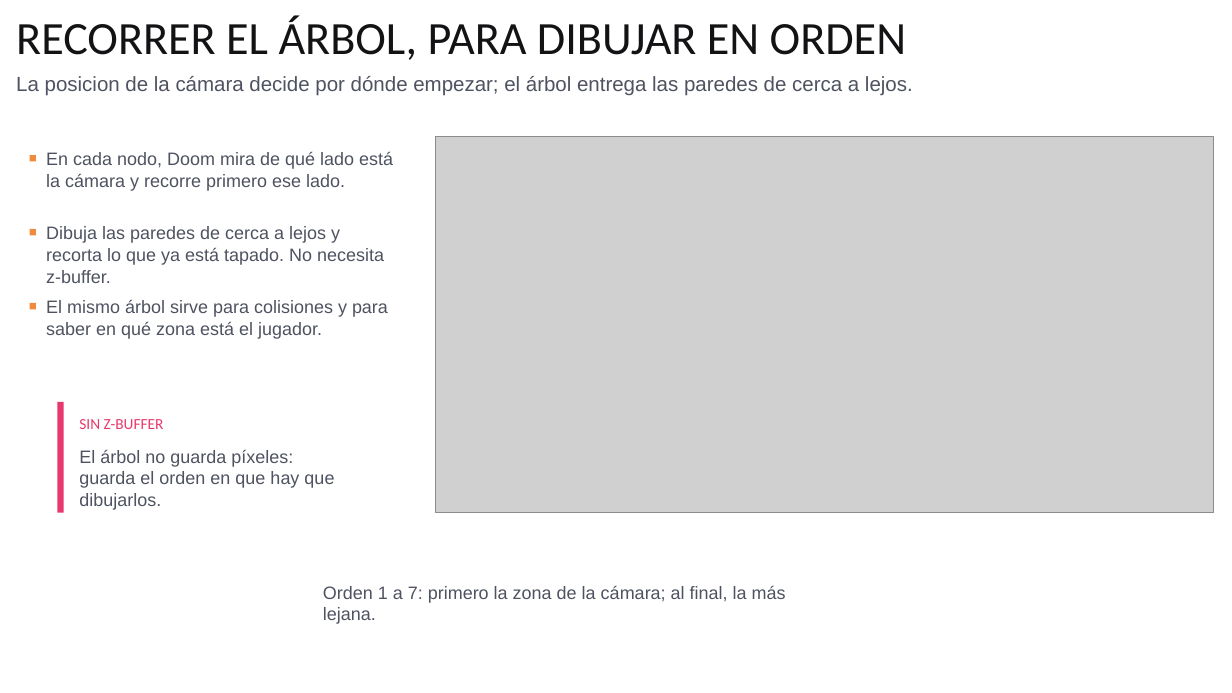
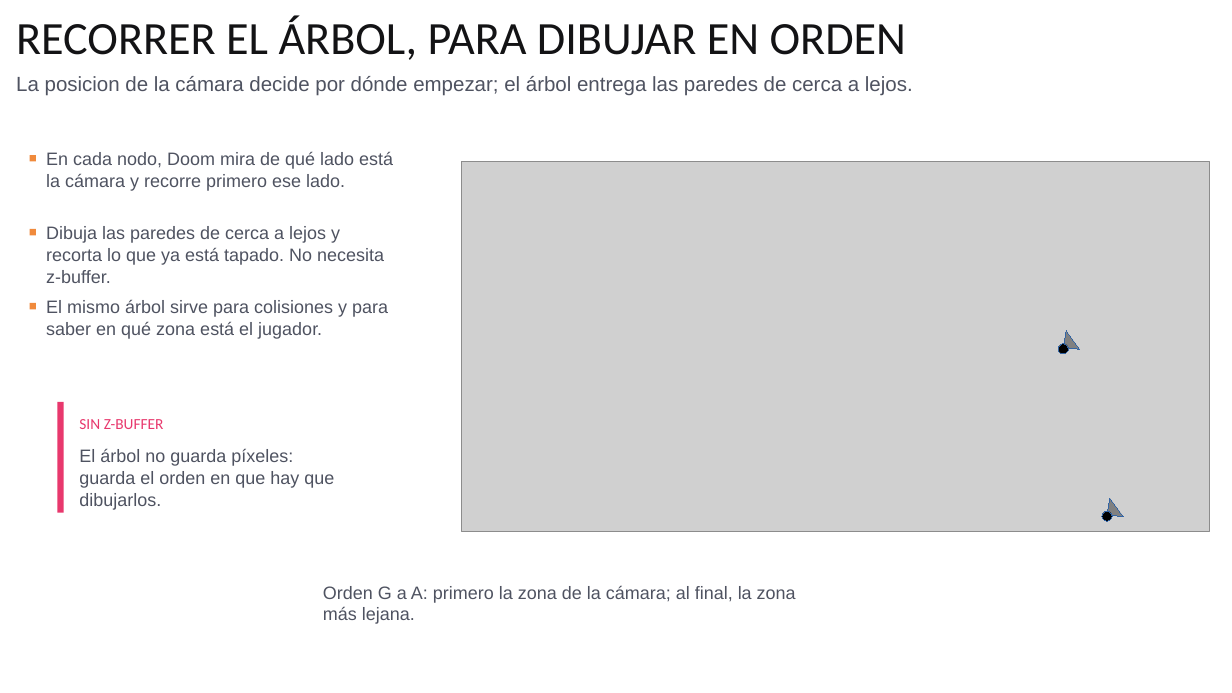
Before and after one commit to abala-tec/TC2005B, a slide deck: slide 10 of T8/T8.4-game-dev-princ/T8.4-id-Software-Game-Development-Principles.pptx. Drawn at 1232x693 pixels with LibreOffice and Linux fonts; fonts in the diff are those of the drawing; grey boxes stand for pictures; background and template pictures are left out. Boxes give left, top, right and bottom in pixels: in the first picture for what was removed or moved away, otherwise in the second. Text is boxed around its words. In the diff, an @@ line names an element or a change of style, - is before the commit and + after.

```diff
--- a/T8/T8.4-game-dev-princ/T8.4-id-Software-Game-Development-Principles.pptx
+++ b/T8/T8.4-game-dev-princ/T8.4-id-Software-Game-Development-Principles.pptx
@@ picture: place and size @@
-picture at bbox=[435, 137, 1214, 512]
+picture at bbox=[462, 162, 1211, 531]
@@ triangle added at bbox=[1056, 330, 1080, 356], fill #808080, outline #3465A4 0 pt @@
@@ ellipse added at bbox=[1058, 344, 1068, 354], fill #000000, outline #3465A4 0 pt @@
@@ triangle added at bbox=[1101, 498, 1124, 524], fill #808080, outline #3465A4 0 pt @@
@@ ellipse added at bbox=[1103, 511, 1113, 521], fill #000000, outline #3465A4 0 pt @@
@@ text at bbox=[323, 585, 796, 620]: text changed @@
-Orden 1 a 7: primero la zona de la cámara; al final, la más lejana.
+Orden G a A: primero la zona de la cámara; al final, la zona más lejana.
```
Also in this commit, not shown: 2 other slides changed, 2 other files.
